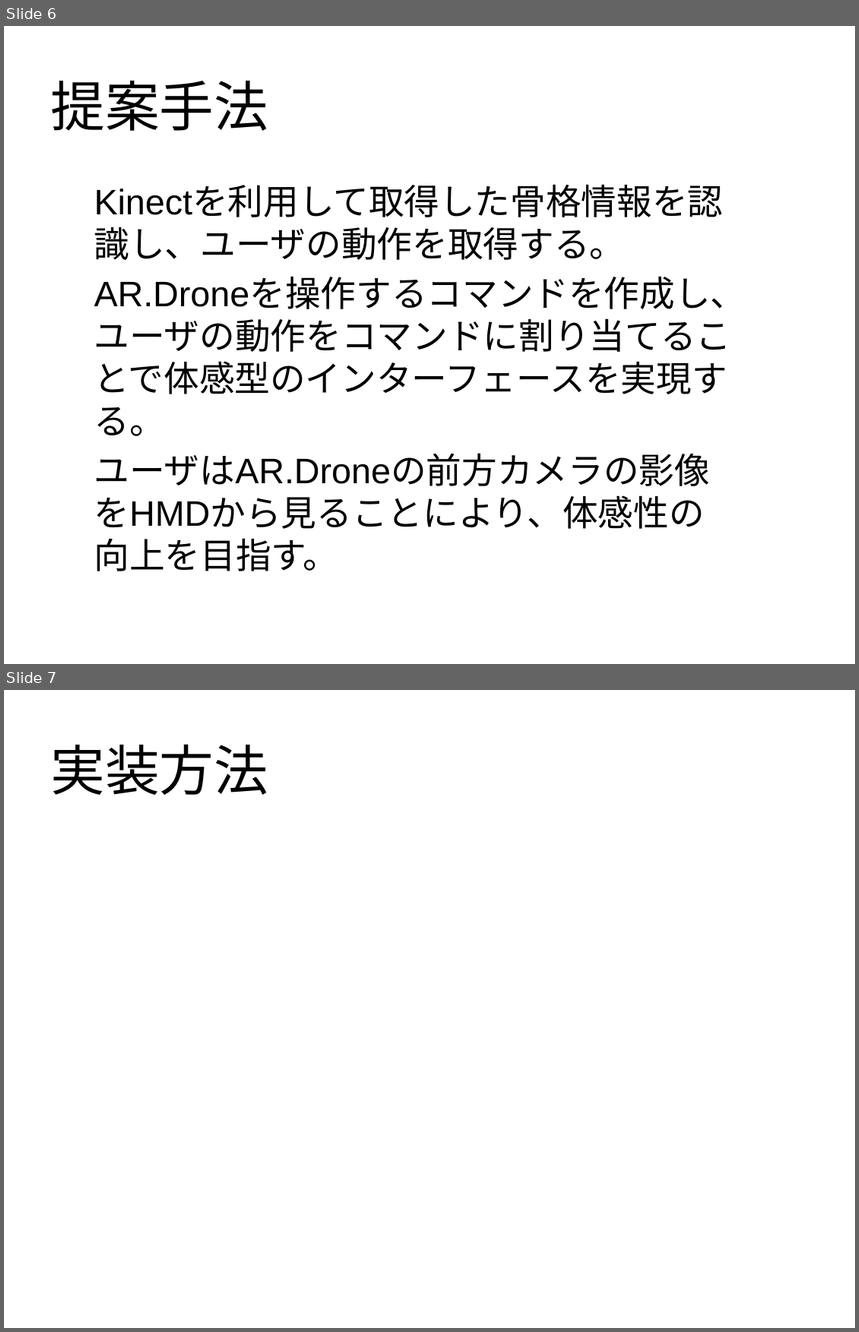
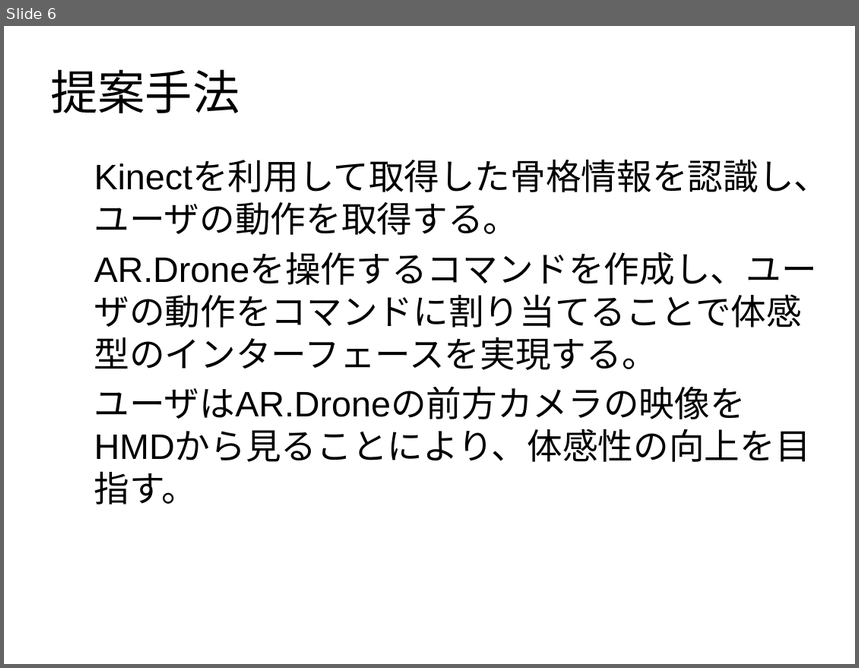
Before and after one commit to Kender09/dcl.apple, a slide deck: KinecDrone2.pptx. Shown one above the other, each under a label of ours: slides 6 and 7 before the commit, slide 6 after it. The pictures are 859x1332 and 859x668 pixels, drawn with LibreOffice and Linux fonts; fonts in the diff are those of the drawing. Boxes give left, top, right and bottom in pixels: in the first picture for what was removed or moved away, otherwise in the second. Text is boxed around its words. In the diff, an @@ line names an element or a change of style, - is before the commit and + after.

```diff
--- a/KinecDrone2.pptx
+++ b/KinecDrone2.pptx
@@ slide 7 removed at [4,690,855,1328], background #FFFFFF @@
@@ title removed at [51,744,268,795] @@
-実装方法
@@ slide 6 changed as well @@
@@ title "提案手法" at [51,69,240,113]: size 46 to 40 pt @@
@@ text "Kinectを利用して取得した骨格情報を認識し、ユーザの動作を取得する。": place and size @@
-text "Kinectを利用して取得した骨格情報を認識し、ユーザの動作を取得する。" at [94,227,747,572]
+text "Kinectを利用して取得した骨格情報を認識し、ユーザの動作を取得する。" at [94,162,830,505]
@@ text at [94,386,811,505]: text changed @@
-ユーザはAR.Droneの前方カメラの影像をHMDから見ることにより、体感性の向上を目指す。
+ユーザはAR.Droneの前方カメラの映像をHMDから見ることにより、体感性の向上を目指す。
```
Also in this commit, not shown: 6 other slides changed, 1 slide added, 4 other files.
